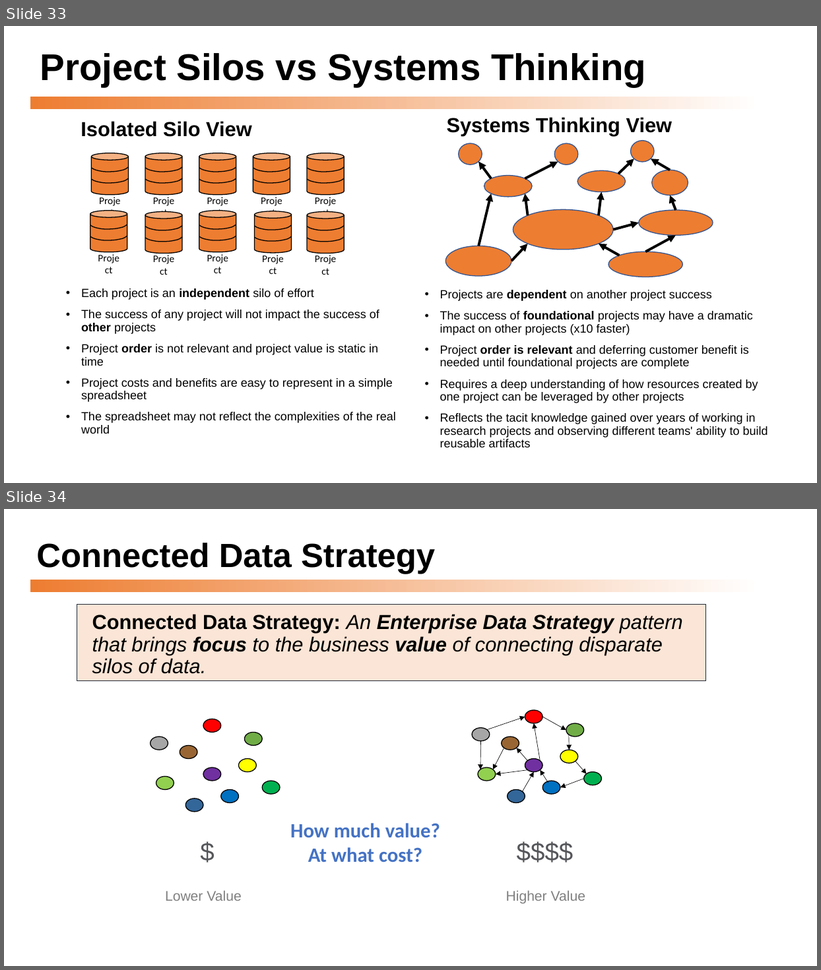
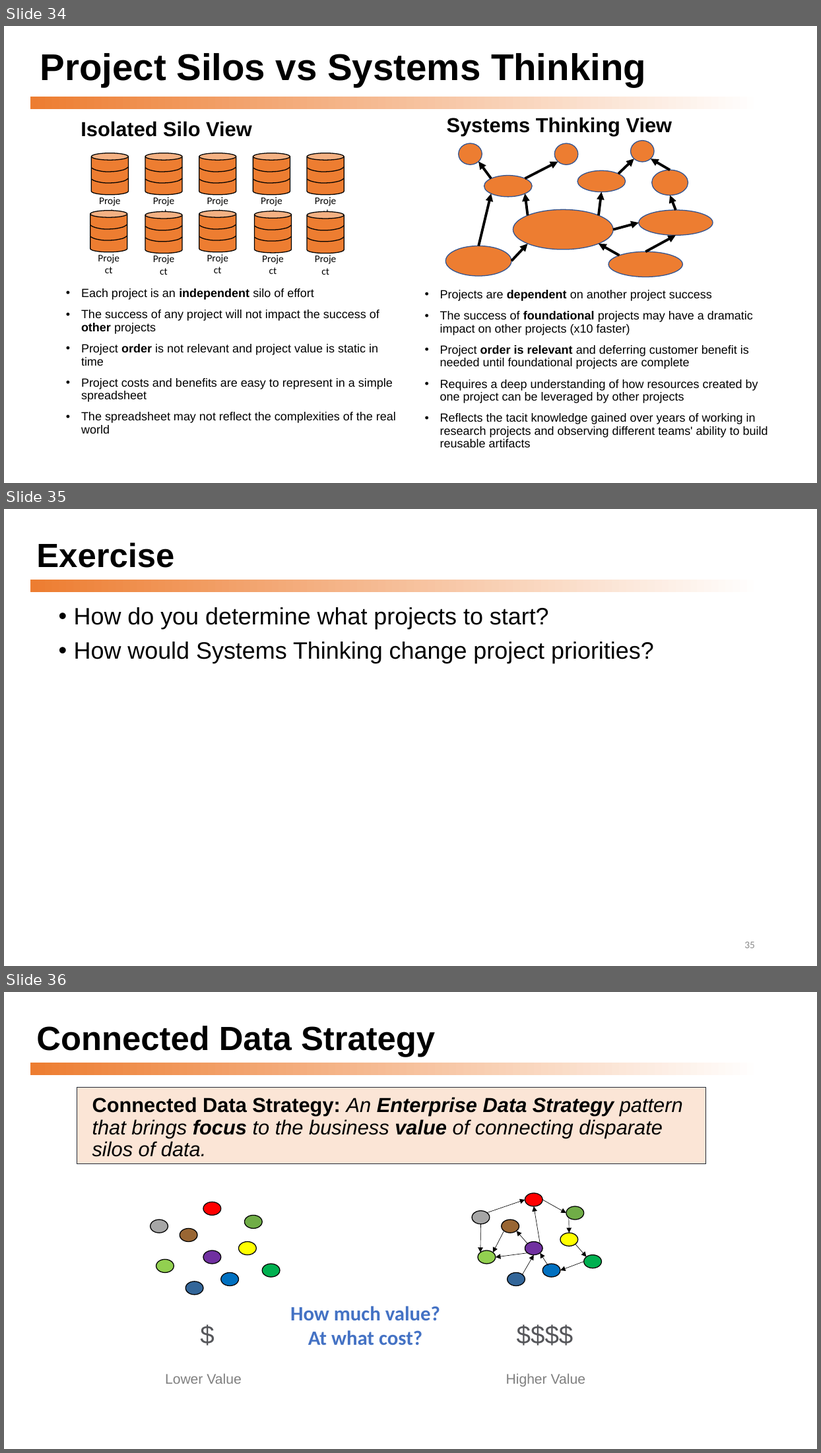
Before and after one commit to dmccreary/graph-systems-thinking, a slide deck: docs/presentations/Graph-Systems-Thinking-Half-Day-Workshop.pptx. Shown one above the other, each under a label of ours: slides 33 and 34 before the commit, slides 34, 35 and 36 after it. The pictures are 821x970 and 821x1453 pixels, drawn with LibreOffice and Linux fonts; fonts in the diff are those of the drawing. Boxes give left, top, right and bottom in pixels: in the first picture for what was removed or moved away, otherwise in the second. Text is boxed around its words. In the diff, an @@ line names an element or a change of style, - is before the commit and + after.

```diff
--- a/docs/presentations/Graph-Systems-Thinking-Half-Day-Workshop.pptx
+++ b/docs/presentations/Graph-Systems-Thinking-Half-Day-Workshop.pptx
@@ slide 35 added at [4,509,817,966], background #FFFFFF; not listed: 1 template element that a slide beside it also shows @@
@@ title added at [36,543,174,568], 39.6 pt, text #000000, bold @@
+Exercise
@@ text added at [74,607,654,663], 28 pt, text #000000 @@
+• How do you determine what projects to start?
+• How would Systems Thinking change project priorities?
@@ page number added at [745,942,755,949], 12 pt, text #8C8C8C @@
+35
@@ what was slide 33 is now slide 34 @@
@@ what was slide 34 is now slide 36 @@
```
Also in this commit, not shown: 6 slides changed, 2 other slides added, 1 other file.
